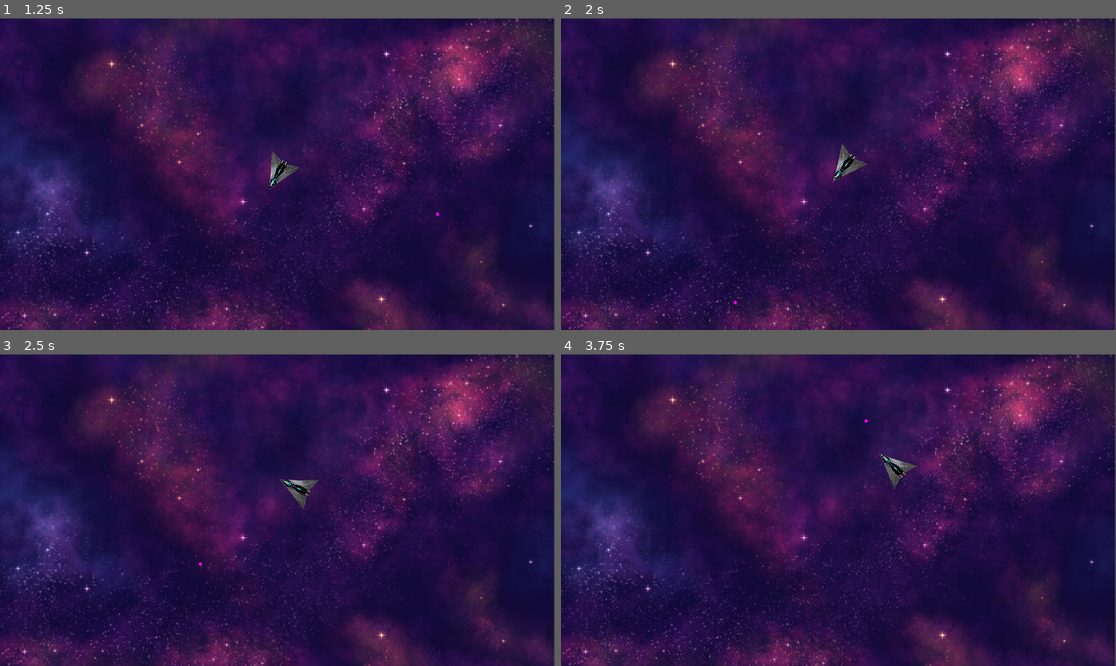
Above: before the commit, frames 1-4 (two rows, left to right).
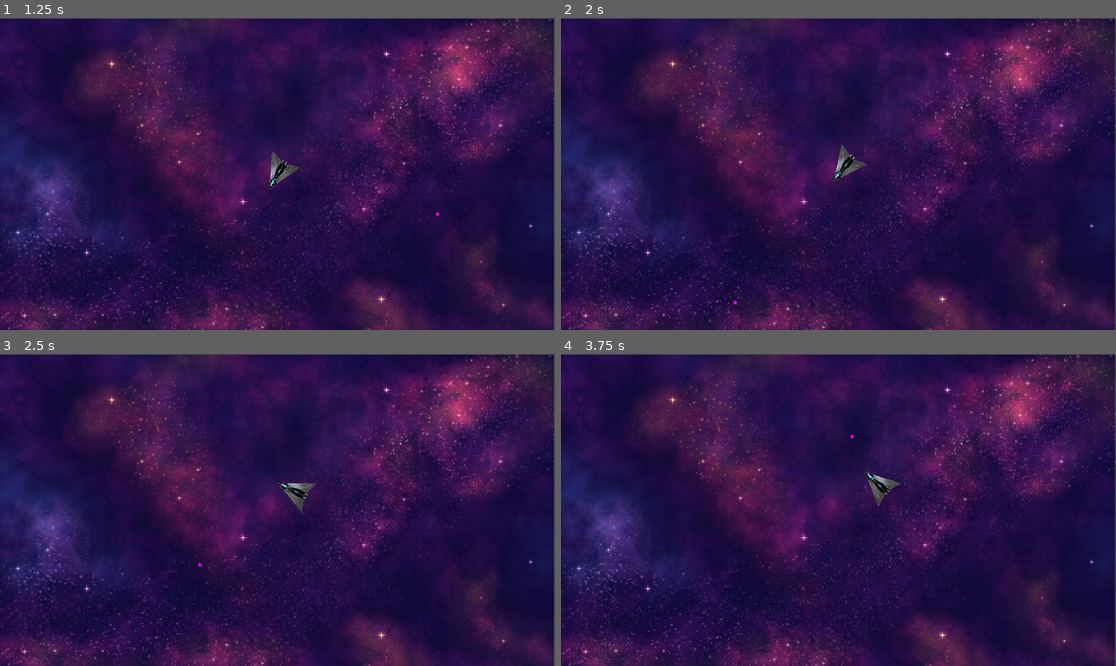
Above: after the commit, the same moments.

Repository: bradh11/Astro-Blaster-Godot
Game: Godot game, scene res://level1/level1.tscn
Two runs of this game, one before a commit and one after it. Both use one fixed random seed, a clock stepped at 60 frames per second and the inputs below.
Inputs:
- Up to frame 1 (1.25 s): tap Enter at 0.5 s; hold Right (rotate_right) from 0.53 s (still down); tap Space (shoot) at 0.6 s
- Up to frame 2 (2 s): release Right (rotate_right) at 1.28 s; hold Down (thrust_backward) from 1.28 s (still down); tap Space (shoot) at 1.35 s
- Up to frame 3 (2.5 s): release Down (thrust_backward) at 2.03 s; hold Right (rotate_right) from 2.03 s (still down); tap Space (shoot) at 2.1 s
- Up to frame 4 (3.75 s): release Right (rotate_right) at 2.78 s; hold Down (thrust_backward) 2.78-3.53 s; tap Space (shoot) at 2.85, 3.6 s; hold Left (rotate_left) from 3.53 s (still down)

Frame 1 is identical in both runs. In frame 2, less than 0.1% of the frame differs, in the area x 48-56%, y 40-53%; in frame 3, 0.3%; in frame 4, 0.6%, in the area x 52-65%, y 20-49%.

Commit message:
improve friction handling for rocket

Diff:
--- a/rocket2/char_rocket2.gd
+++ b/rocket2/char_rocket2.gd
@@ -1,9 +1,10 @@
 extends CharacterBody2D
 
-var max_thrust: float = 500.0 # Maximum force applied to accelerate the rocket
-var max_speed: float = 400.0  # Maximum velocity the rocket can reach
+var max_thrust: float = 500.0  # Maximum force applied to accelerate the rocket
+var max_speed: float = 400.0   # Maximum velocity the rocket can reach
 var rotation_speed: float = 3.0
 var gravity_transition_speed: float = 2.0  # Control the speed of gravity transition
+var friction: float = 0.4  # Friction factor, should be between 0 (no friction) and 1 (high friction)
 
 @onready var thrust_particles = $prt_thrust
 @onready var snd_thrust_fwd = $snd_thrust_fwd
@@ -77,13 +78,8 @@
 		current_thrust = 0
 		thrust_particles.emitting = false
 
-	# Clamp the velocity to the maximum speed
-	if velocity.length() > max_speed:
-		velocity = velocity.normalized() * max_speed
-
 func handle_shooting() -> void:
 	if Input.is_action_just_pressed("shoot"):
-		print("shooting")
 		weapon.shoot()
 
 func update_particle_gravity(delta: float) -> void:
@@ -92,7 +88,13 @@
 	thrust_particles.gravity = current_gravity
 
 func apply_movement(delta: float) -> void:
-	velocity *= pow(0.99, delta)  # Apply friction adjusted by delta
+	# Apply friction by directly reducing the velocity
+	velocity *= 1.0 - friction * delta
+
+	# Clamp the velocity to the maximum speed
+	if velocity.length() > max_speed:
+		velocity = velocity.normalized() * max_speed
+
 	move_and_slide()
 
 func create_color_ramp() -> Gradient:
